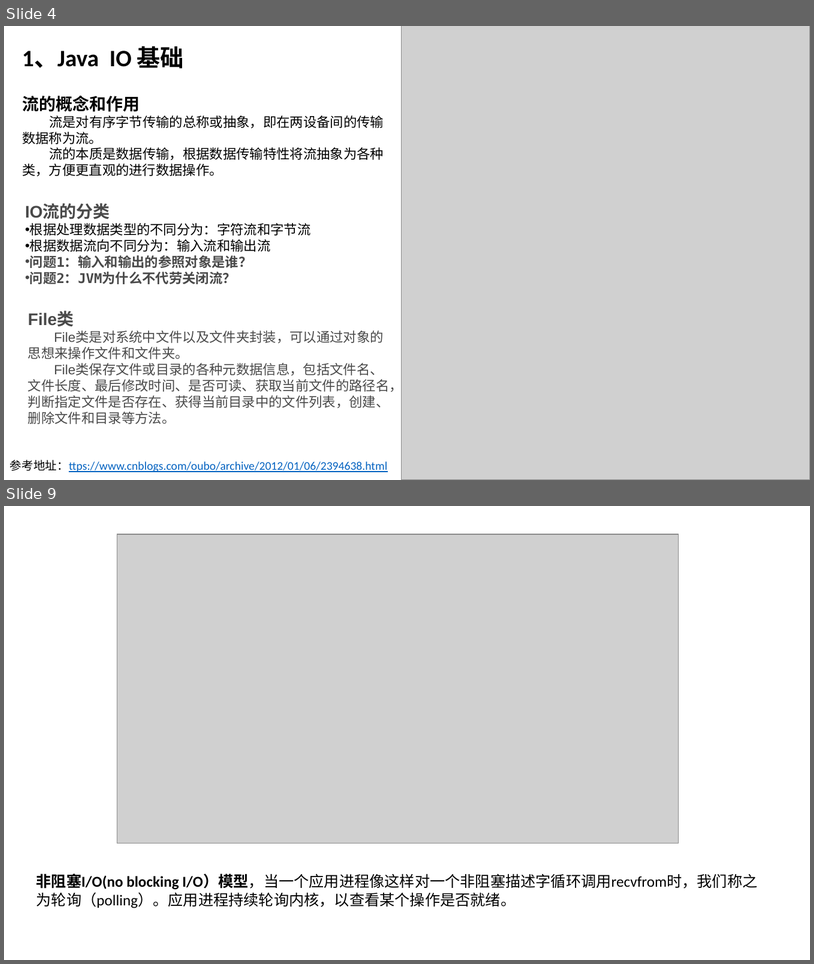
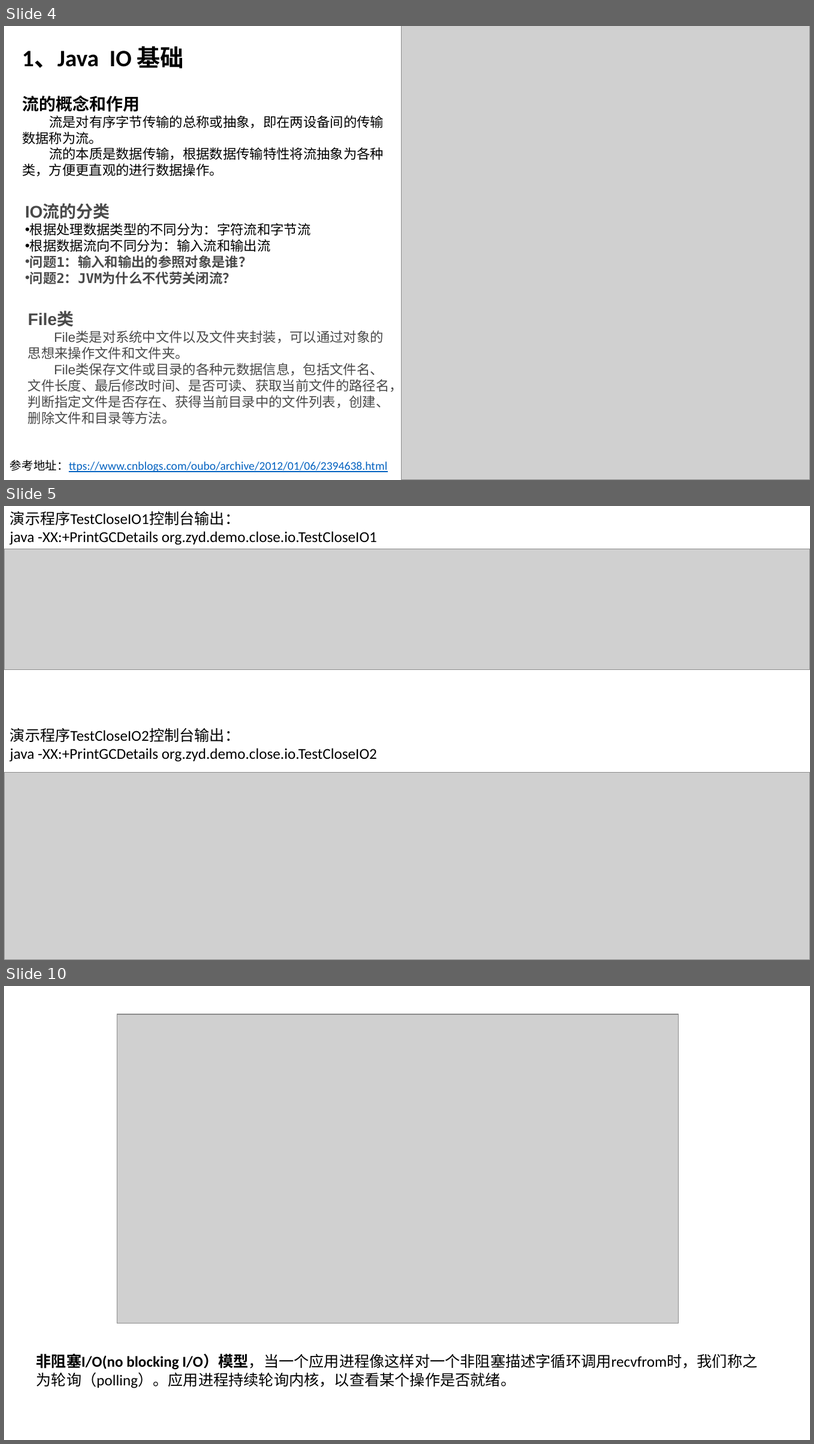
Before and after one commit to zhangyd3739/gitPath, a slide deck: Netty入门指南.pptx. Shown one above the other, each under a label of ours: slides 4 and 9 before the commit, slides 4, 5 and 10 after it; the slides between them are not shown. The pictures are 814x964 and 814x1444 pixels, drawn with LibreOffice and Linux fonts; fonts in the diff are those of the drawing; grey boxes stand for pictures. Boxes give left, top, right and bottom in pixels: in the first picture for what was removed or moved away, otherwise in the second. Text is boxed around its words. In the diff, an @@ line names an element or a change of style, - is before the commit and + after.

```diff
--- a/Netty入门指南.pptx
+++ b/Netty入门指南.pptx
@@ slide 5 added at <box>4,506,810,960</box>, background #FFFFFF @@
@@ text added at <box>10,511,377,545</box>, 18 pt, text #000000 @@
+演示程序TestCloseIO1控制台输出：
+java -XX:+PrintGCDetails org.zyd.demo.close.io.TestCloseIO1
@@ picture added at <box>4,549,810,670</box> @@
@@ text added at <box>10,727,377,762</box>, 18 pt, text #000000 @@
+演示程序TestCloseIO2控制台输出：
+java -XX:+PrintGCDetails org.zyd.demo.close.io.TestCloseIO2
@@ picture added at <box>4,772,810,960</box> @@
@@ what was slide 9 is now slide 10 @@
```
Also in this commit, not shown: 3 slides changed, 4 other slides added, 2 slides removed, 11 other files.
